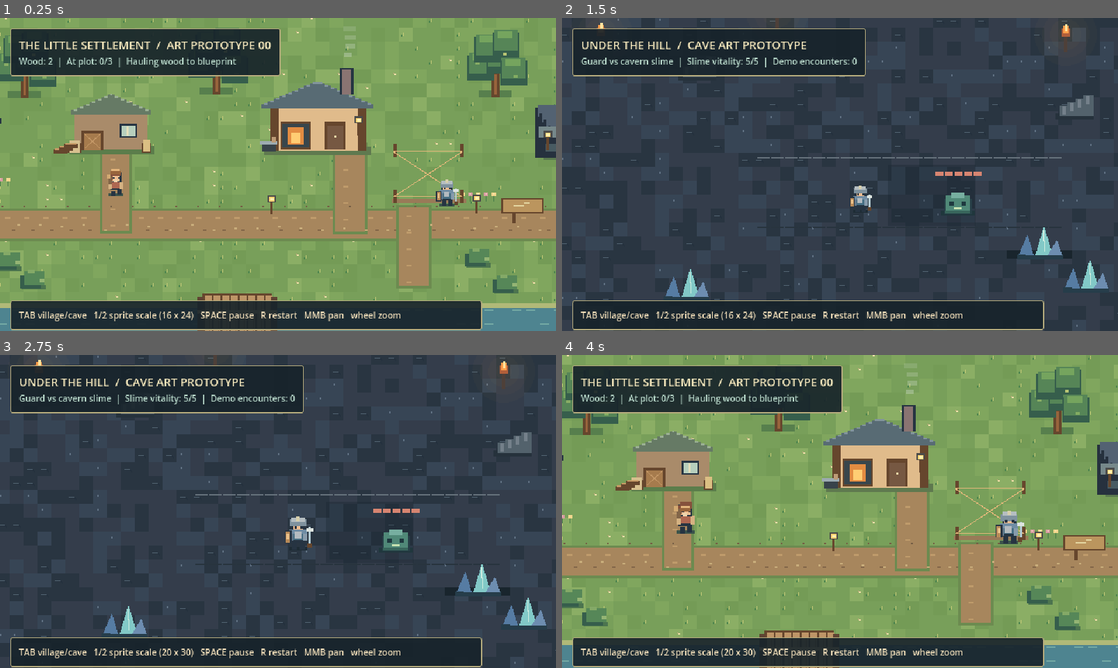
Above: before the commit, frames 1-4 (two rows, left to right).
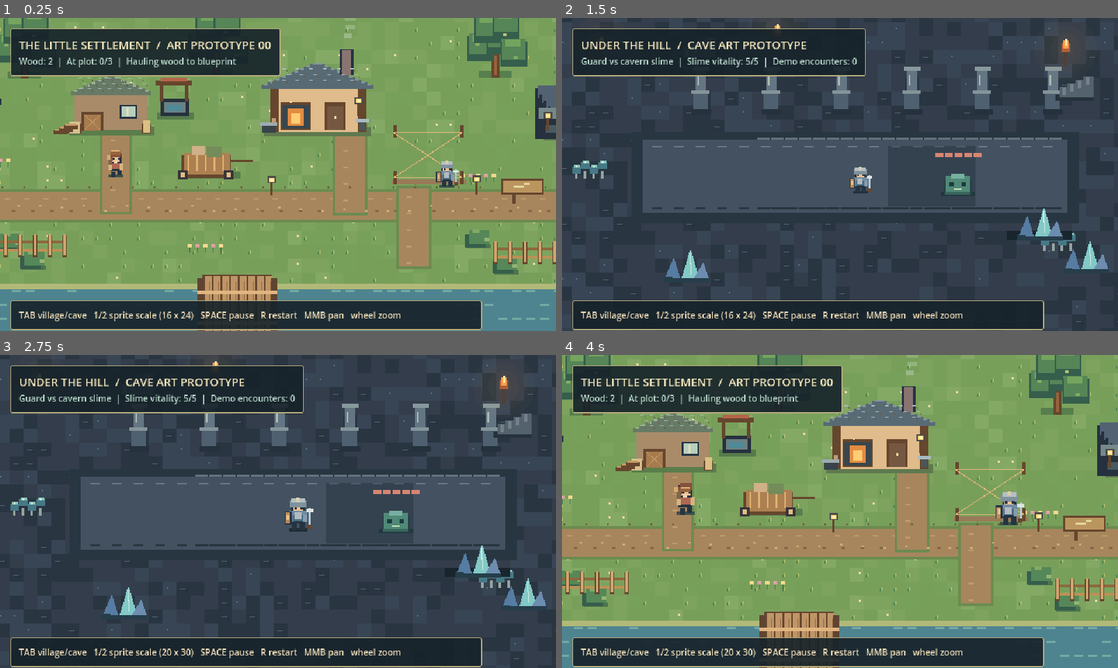
Above: after the commit, the same moments.

Repository: Stoffe101/PixelTown
Game: Godot game, scene res://scenes/main.tscn
The game is run twice, just before and just after one commit, with the same random seed, the same clock (stepped at 60 frames per second) and the same inputs.
Inputs (mouse positions are in pixels of both pictures, inside the frame that each line leads up to):
- Up to frame 1 (0.25 s): no input
- Up to frame 2 (1.5 s): tap Enter at 0.5 s; move the mouse to (962, 158) at 0.52 s; tap Tab at 0.6 s; click (962, 158) at 0.67 s; tap Space at 0.77, 1.25 s; move the mouse to (728, 190) at 1.27 s; tap 1 at 1.35 s; click (728, 190) at 1.42 s
- Up to frame 3 (2.75 s): tap Space at 1.52 s; tap Enter at 2 s; move the mouse to (333, 442) at 2.02 s; tap 2 at 2.1 s; click (333, 442) at 2.17 s
- Up to frame 4 (4 s): tap Space at 2.75, 3.02, 3.77 s; move the mouse to (812, 574) at 2.77 s; tap R at 2.85 s; click (812, 574) at 2.92 s; tap Enter at 3.5 s; move the mouse to (1006, 558) at 3.52 s; tap Tab at 3.6 s; click (1006, 558) at 3.67 s

The runs differ from the first frame. In frame 1, 34% of the frame differs, in the area x 0-100%, y 0-98%; in frame 2, 11%; in frame 3, 11%; in frame 4, 34%.

Commit message:
art: improve village props, roof texture and cave environmental depth

Diff:
--- a/art/world_canvas.gd
+++ b/art/world_canvas.gd
@@ -51,9 +51,9 @@
 		for xx in range(0, 1120, 16):
 			var n: int = _hash(xx / 16, yy / 16)
 			var c: Color = Color("#789f5a")
-			if n < 24: c = Color("#80a65e")
-			elif n < 47: c = Color("#749b56")
-			elif n > 92: c = Color("#8bae65")
+			if n < 24: c = Color("#7da35e")
+			elif n < 47: c = Color("#77a05b")
+			elif n > 92: c = Color("#83a965")
 			_box(xx, yy, 16, 16, c)
 			if n % 5 == 0:
 				_box(xx + 3, yy + 8, 1, 3, Color("#4e854f"))
@@ -101,6 +101,14 @@
 	_flowerbed(218,331)
 	_flowerbed(777,348)
 	_flowerbed(1029,360)
+	_vegetable_patch(92,408)
+	_vegetable_patch(924,422)
+	_fence(232,423,5)
+	_fence(813,431,4)
+	_wagon(472,336)
+	_well(444,267)
+	_rocks(1020,361)
+	_flowerbed(463,429)
 
 	# All structures share the same single-square-grid building language.
 	_house(126,236)
@@ -175,6 +183,8 @@
 	_box(x+74,y+43,17,26,Color("#946c47"))
 	_box(x+86,y+57,2,2,LIGHT)
 	_box(x+22,y+60,82,3,Color("#e6be89"))
+	_roof_shingles(x+13,y+3,100,19,ROOF_HI)
+	_box(x+51,y+55,3,3,Color("#e9d19b"))
 	_box(x+5,y+62,9,6,Color("#ba8e61"))
 	# Chimney / flowers / a warm little home.
 	_box(x+84,y-13,14,19,INK)
@@ -197,6 +207,7 @@
 	_box(x+70,y+39,2,10,Color("#e4dfbb"))
 	_box(x+2,y+58,16,11,WOOD_DARK)
 	_box(x+4,y+55,12,14,Color("#d7c08f"))
+	_roof_shingles(x+14,y+5,80,18,Color("#a9bba6"))
 	_box(x+87,y+58,11,11,WOOD_DARK)
 	_box(x+89,y+54,8,14,Color("#dbbf83"))
 	# Storage resource stack (matches the simulated wood count).
@@ -224,10 +235,87 @@
 	_box(x+74,y+44,24,32,WOOD_DARK)
 	_box(x+77,y+49,18,27,Color("#765842"))
 	_box(x+85,y+60,2,3,LIGHT)
+	_roof_shingles(x+9,y+5,110,20,Color("#afbec2"))
 	_box(x+2,y+69,16,10,Color("#38434a"))
 	_box(x-1,y+67,20,4,Color("#9dabb1"))
 	_box(x+13,y+62,5,6,Color("#bd9b76"))
 	_lantern(x+112,y+51)
+	_box(x+114,y+65,6,12,Color("#4b5659"))
+	_box(x+110,y+63,15,4,Color("#a8bbc0"))
+	_box(x+31+sin(tick_time*3.0)*4.0,y+43,2,2,Color("#ffe7ab"))
+
+func _roof_shingles(x:float,y:float,w:float,h:float,tint:Color) -> void:
+	for row in range(3):
+		for col in range(7):
+			var sx:float=x+col*w/7.0+(row%2)*5
+			var sy:float=y+row*h/3.0
+			_box(sx,sy,4,1,tint)
+			_box(sx+5,sy+2,1,2,Color("#65594e"))
+
+func _vegetable_patch(x:float,y:float) -> void:
+	_box(x-10,y-7,104,43,Color("#64834b"))
+	_box(x-7,y-4,98,36,Color("#856747"))
+	for row in range(3):
+		_box(x-4,y+row*12,94,4,Color("#ac8650"))
+		for col in range(9):
+			var px:float=x+col*10+(row%2)*3
+			var py:float=y+row*12
+			_box(px,py-3,3,8,Color("#41764a"))
+			_box(px-3,py-5,6,4,Color("#669955"))
+			_box(px+2,py-7,6,4,Color("#95b86d"))
+
+func _fence(x:float,y:float,posts:int) -> void:
+	_box(x,y+4,posts*17,3,Color("#8d693d"))
+	_box(x,y+14,posts*17,3,Color("#bc9155"))
+	for i in range(posts+1):
+		_box(x+i*17,y-2,5,25,WOOD_DARK)
+		_box(x+i*17+1,y-3,3,24,Color("#d0a66e"))
+
+func _wagon(x:float,y:float) -> void:
+	_box(x-20,y+12,70,8,Color("#597d4d"))
+	_box(x-18,y-7,57,26,WOOD_DARK)
+	_box(x-15,y-10,53,25,Color("#ad8051"))
+	for i in range(5):
+		_box(x-11+i*10,y-7,2,18,Color("#dfb173"))
+	for ox in [-22,31]:
+		_box(x+ox,y+10,11,11,Color("#383439"))
+		_box(x+ox+3,y+13,5,5,Color("#e0bf81"))
+	_box(x-6,y-18,15,11,Color("#cfb087"))
+	_box(x+11,y-17,17,12,Color("#748b5a"))
+	_box(x+39,y-2,25,3,WOOD_DARK)
+
+func _well(x:float,y:float) -> void:
+	_box(x-18,y+13,42,8,Color("#567b4b"))
+	_box(x-14,y-3,33,20,ROCK_DARK)
+	_box(x-10,y+1,25,12,Color("#6c8082"))
+	_box(x-7,y+4,17,7,Color("#4e8b96"))
+	for ox in [-15,14]:
+		_box(x+ox,y-19,4,19,WOOD_DARK)
+	_box(x-20,y-24,42,6,WOOD_DARK)
+	_box(x-14,y-27,30,4,ROOF)
+
+func _rocks(x:float,y:float) -> void:
+	for i in range(4):
+		var px:float=x+i*10
+		_box(px-8,y+3-i%2*4,17,9,ROCK_DARK)
+		_box(px-6,y+2-i%2*4,12,6,ROCK)
+		_box(px-3,y+3-i%2*4,6,1,Color("#91a2a3"))
+
+func _cave_column(x:float,y:float) -> void:
+	_box(x-9,y+3,23,6,Color("#25323e"))
+	_box(x-7,y-17,17,20,Color("#4f6070"))
+	_box(x-9,y-19,21,4,Color("#85949a"))
+	_box(x-4,y-43,12,24,Color("#647684"))
+	_box(x-7,y-46,19,5,Color("#88999d"))
+	_box(x-2,y-36,2,12,Color("#adb9b1"))
+
+func _cave_mushrooms(x:float,y:float) -> void:
+	for i in range(4):
+		var px:float=x+i*10
+		_box(px,y+1,3,9,Color("#94a49d"))
+		_box(px-3,y-4-(i%2)*5,10,8,Color("#467985"))
+		_box(px-1,y-6-(i%2)*5,7,3,Color("#85c5bc"))
+		_box(px+1,y-5-(i%2)*5,2,2,Color("#d6e9d0"))
 
 func _cave_mouth(x:float,y:float) -> void:
 	_box(x+10,y+76,106,9,Color("#5a784e"))
@@ -295,6 +383,14 @@
 				_line(xx+11,yy+9,xx+13,yy+12,Color("#23303d"))
 			if n < 8:
 				_box(xx+5,yy+6,2,2,Color("#607183"))
+	# Carved floor makes this a recognizable chamber, not endless stone noise.
+	_box(325,302,515,105,Color("#283642"))
+	_box(338,311,489,84,Color("#435161"))
+	for px in range(349,817,25):
+		_box(px,318,11,2,Color("#687887"))
+		_box(px,389,11,2,Color("#273842"))
+	for px in range(403,820,81):
+		_cave_column(px,273)
 	# Hand-shaped cavern edges and depth.
 	for x in range(0,1120,32):
 		var h: int = 58+_hash(x,5)%36
@@ -304,12 +400,14 @@
 		var bottom: int = 545+_hash(x,8)%32
 		_box(x,bottom,33,650-bottom,Color("#202a34"))
 		_box(x,bottom-7,31,8,Color("#465666"))
-	for p in [Vector2(290,167),Vector2(493,142),Vector2(825,168),Vector2(990,249)]:
+	for p in [Vector2(290,205),Vector2(493,190),Vector2(825,207),Vector2(990,249)]:
 		_torch(p.x,p.y)
 	for p in [Vector2(184,303),Vector2(385,461),Vector2(845,451),Vector2(956,348)]:
 		_crystals(p.x,p.y)
 	for p in [Vector2(206,410),Vector2(397,201),Vector2(831,246),Vector2(941,485)]:
 		_stalagmite(p.x,p.y)
+	for p in [Vector2(260,346),Vector2(799,429),Vector2(888,324)]:
+		_cave_mushrooms(p.x,p.y)
 	# Centerpiece: an ancient stone threshold and an actual encounter.
 	for x in range(470,810,16):
 		_box(x,309,14,2,Color("#65717b"))
--- a/scenes/main.gd
+++ b/scenes/main.gd
@@ -13,7 +13,7 @@
 var hud_title: Label
 var hud_detail: Label
 var hud_footer: Label
-var last_camera_position: Vector2 = Vector2(565, 329)
+var last_camera_position: Vector2 = Vector2(565, 351)
 
 func _ready() -> void:
 	sim = DemoState.new()
Not shown, changed: docs/08_PROTOTYPE_00_ART_LOG.md
